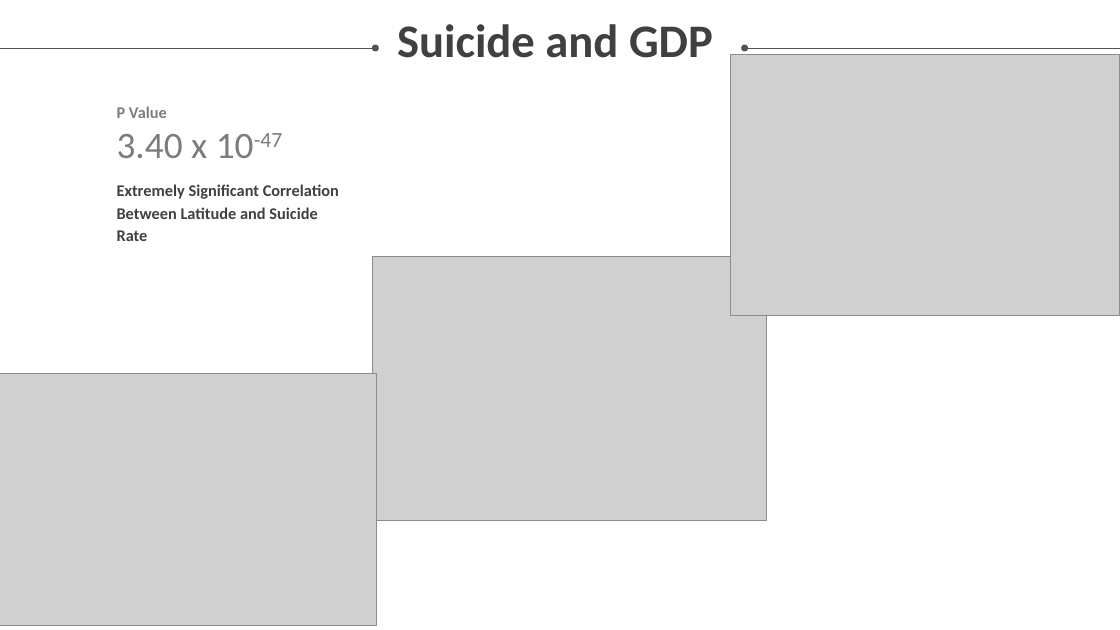
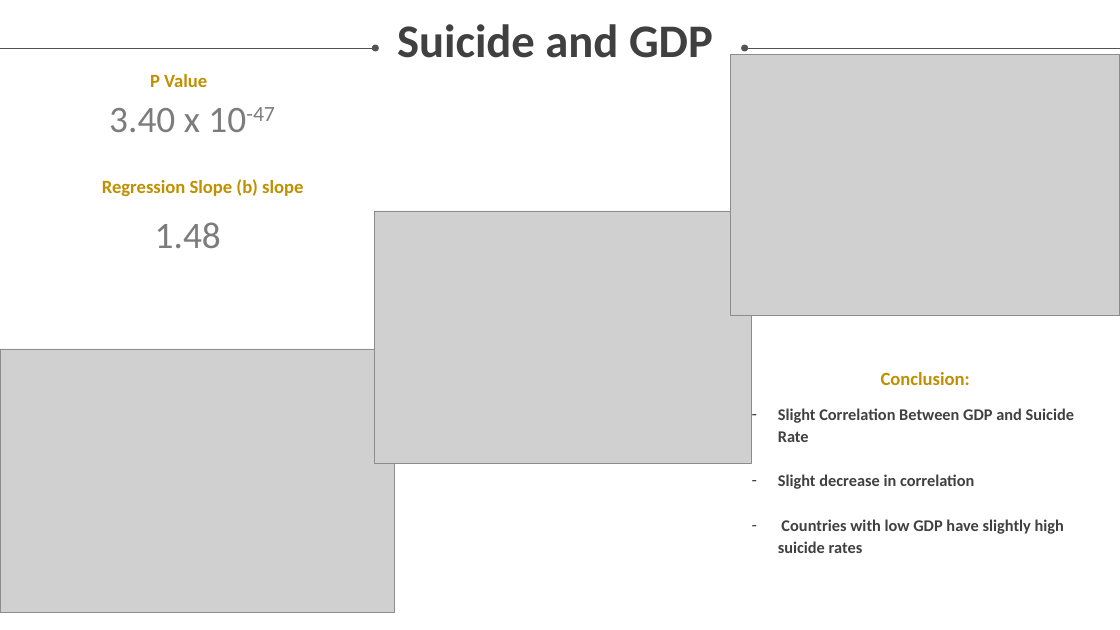
Before and after one commit to industrialhygiene1/suicide_squad, a slide deck: slide 5 of tnguyen/Suicide Across the World rev3 (SB).pptx. Drawn at 1120x630 pixels with LibreOffice and Linux fonts; fonts in the diff are those of the drawing; grey boxes stand for pictures. Boxes give left, top, right and bottom in pixels: in the first picture for what was removed or moved away, otherwise in the second. Text is boxed around its words. In the diff, an @@ line names an element or a change of style, - is before the commit and + after.

```diff
--- a/tnguyen/Suicide Across the World rev3 (SB).pptx
+++ b/tnguyen/Suicide Across the World rev3 (SB).pptx
@@ text "P Value": place and size @@
-text "P Value" at (117,106,167,118)
+text "P Value" at (150,74,207,87)
@@ text "P Value" at (150,74,207,87): size 14 to 16 pt, text colour #7C7C7C to #BF9000 @@
@@ text "3.40 x 10-47": place and size @@
-text "3.40 x 10-47" at (117,133,282,158)
+text "3.40 x 10-47" at (109,107,274,132)
@@ text "3.40 x 10-47" at (109,107,274,132): alignment left to centre @@
@@ text added at (102,179,303,196), 16 pt, text #BF9000, bold @@
+Regression Slope (b) slope
@@ text added at (155,222,221,248), 32 pt, text #7C7C7C @@
+1.48
@@ picture: place and size @@
-picture at (0,374,376,626)
+picture at (375,211,752,463)
@@ picture: place and size @@
-picture at (372,256,766,520)
+picture at (0,349,394,613)
@@ text added at (881,372,970,385), 16 pt, text #BF9000, bold @@
+Conclusion:
@@ text at (778,408,1074,553): text changed @@
-Extremely Significant Correlation Between Latitude and Suicide Rate
+– Slight Correlation Between GDP and Suicide Rate
+– Slight decrease in correlation
+– Countries with low GDP have slightly high suicide rates
```
Also in this commit, not shown: 1 other slide changed, 5 other files.
